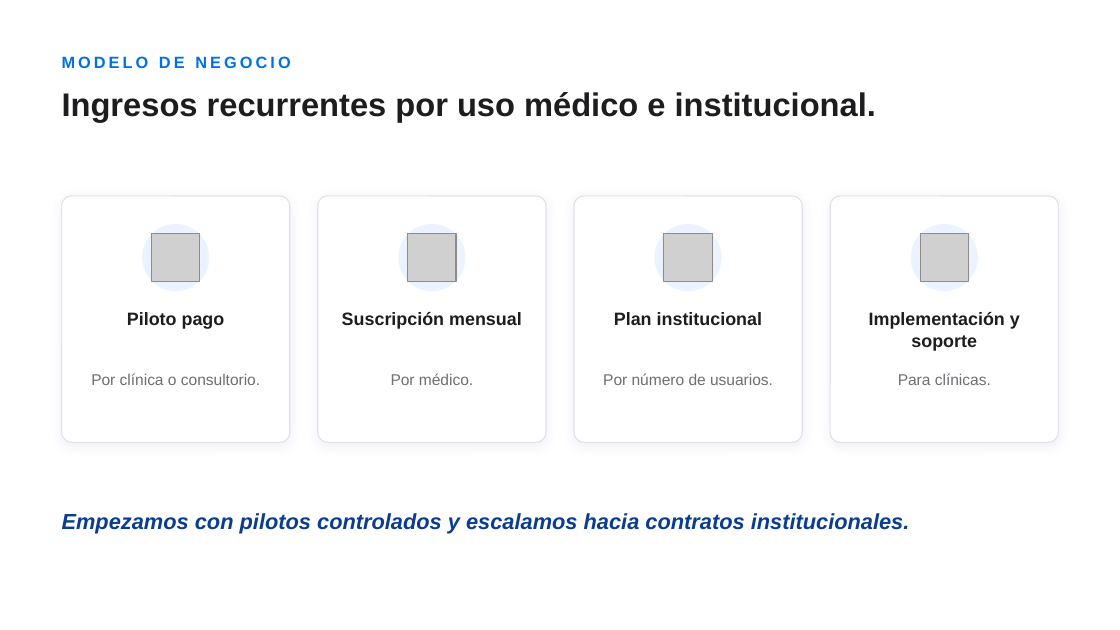
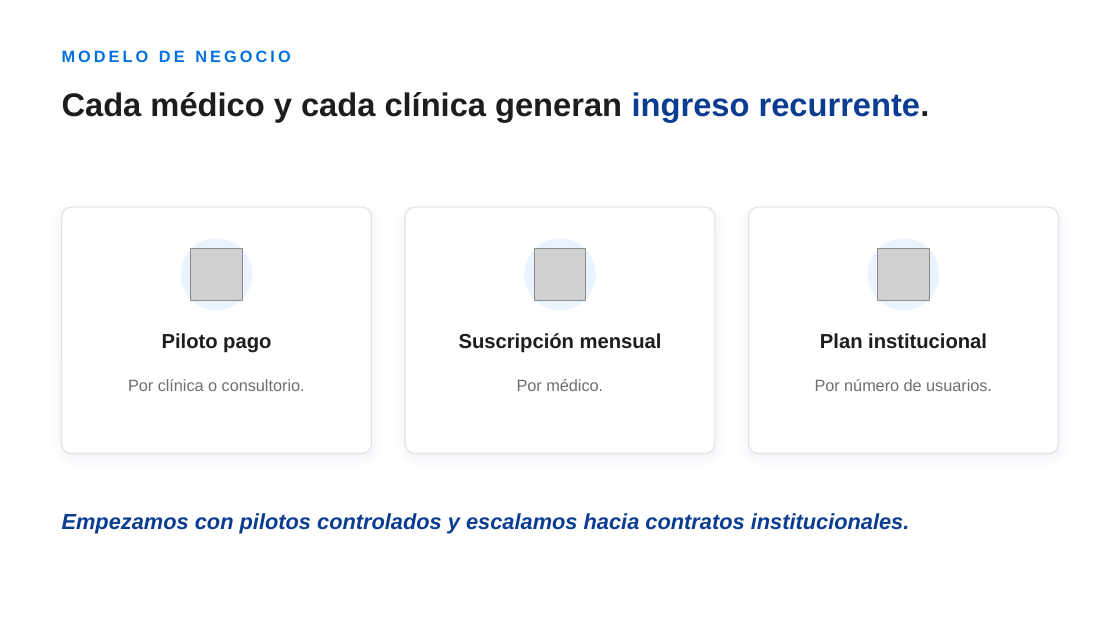
Before and after one commit to joseph1356k/presentaci-n-capital-semilla-, a slide deck: slide 9 of miracle_capital_semilla_pitch.pptx. Drawn at 1120x630 pixels with LibreOffice and Linux fonts; fonts in the diff are those of the drawing; grey boxes stand for pictures. Boxes give left, top, right and bottom in pixels: in the first picture for what was removed or moved away, otherwise in the second. Text is boxed around its words. In the diff, an @@ line names an element or a change of style, - is before the commit and + after.

Commit message:
Regenerate PPTX to match the 13-slide deck (why-now, competencia, mercado, defensibilidad)
Same white/blue clinical style; brings the PowerPoint in sync with index.html.

```diff
--- a/miracle_capital_semilla_pitch.pptx
+++ b/miracle_capital_semilla_pitch.pptx
@@ text "MODELO DE NEGOCIO": place and size @@
-text "MODELO DE NEGOCIO" at (62,56,290,68)
+text "MODELO DE NEGOCIO" at (62,50,290,62)
@@ text at (62,92,930,122): text changed @@
-Ingresos recurrentes por uso médico e institucional.
+Cada médico y cada clínica generan ingreso recurrente.
@@ rounded rectangle: place and size @@
-rounded rectangle at (62,196,290,442)
+rounded rectangle at (62,207,372,454)
@@ rounded rectangle removed at (318,196,547,442) @@
@@ proportions changed in 3 elements at (62,207,372,454), (748,207,1058,454), (405,207,716,454) @@
@@ rounded rectangle: place and size @@
-rounded rectangle at (573,196,802,442)
+rounded rectangle at (405,207,716,454)
@@ rounded rectangle: place and size @@
-rounded rectangle at (830,196,1058,442)
+rounded rectangle at (748,207,1058,454)
@@ picture removed at (151,233,199,281) @@
@@ ellipse: place and size @@
-ellipse at (142,224,209,291)
+ellipse at (180,239,252,310)
@@ picture removed at (408,233,456,281) @@
@@ ellipse: place and size @@
-ellipse at (399,224,466,291)
+ellipse at (524,239,596,310)
@@ ellipse removed at (654,224,721,291) @@
@@ picture removed at (664,233,712,281) @@
@@ ellipse: place and size @@
-ellipse at (911,224,978,291)
+ellipse at (868,239,940,310)
@@ picture removed at (921,233,969,281) @@
@@ picture added at (190,249,242,300) @@
@@ picture added at (534,249,586,300) @@
@@ picture added at (878,249,930,300) @@
@@ text "Piloto pago": place and size @@
-text "Piloto pago" at (127,312,225,329)
+text "Piloto pago" at (162,333,271,353)
@@ text "Suscripción mensual": place and size @@
-text "Suscripción mensual" at (342,312,522,329)
+text "Suscripción mensual" at (459,333,662,353)
@@ size 11.5 to 13 pt in 3 elements at (162,333,271,353), (459,333,662,353), (820,333,987,349) @@
@@ text "Plan institucional": place and size @@
-text "Plan institucional" at (614,312,762,325)
+text "Plan institucional" at (820,333,987,349)
@@ text removed at (869,312,1020,351) @@
-Implementación y soporte
@@ text "Por médico.": place and size @@
-text "Por médico." at (391,373,473,385)
+text "Por médico." at (517,379,603,391)
@@ size 10 to 10.5 pt in 3 elements at (128,379,305,391), (517,379,603,391), (815,379,992,391) @@
@@ text "Por número de usuarios.": place and size @@
-text "Por número de usuarios." at (603,373,773,385)
+text "Por número de usuarios." at (815,379,992,391)
@@ text removed at (898,373,991,385) @@
-Para clínicas.
```
Also in this commit, not shown: 5 other slides changed, 7 slides added, 6 slides removed.
